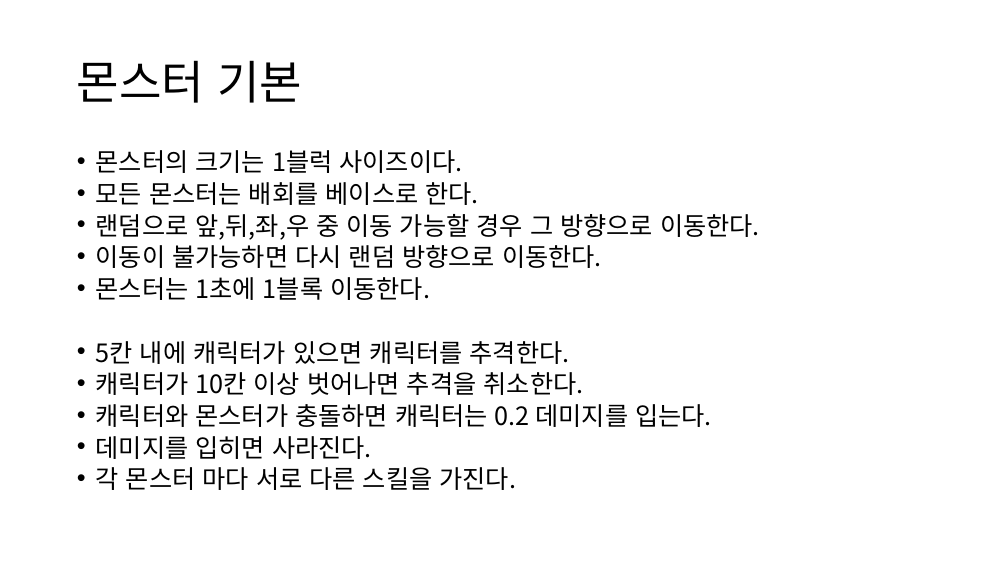
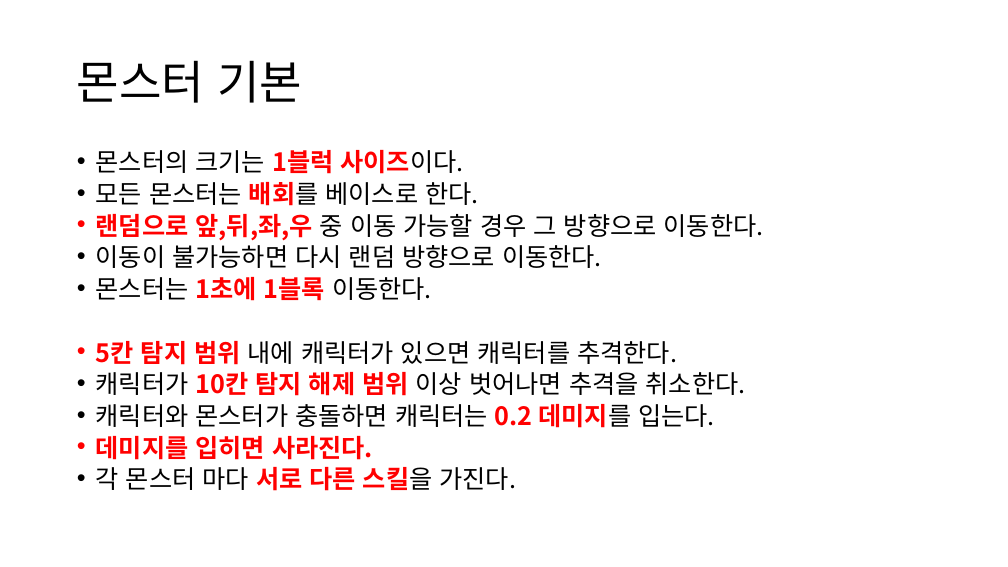
Before and after one commit to yimgunho/Witch_of_Time, a slide deck: slide 2 of 시간의 마녀_몬스터 기획.pptx. Drawn at 1008x567 pixels with LibreOffice and Linux fonts; fonts in the diff are those of the drawing. Boxes give left, top, right and bottom in pixels: in the first picture for what was removed or moved away, otherwise in the second. Text is boxed around its words. In the diff, an @@ line names an element or a change of style, - is before the commit and + after.

Commit message:
몬스터 기획 2

```diff
--- a/시간의 마녀_몬스터 기획.pptx
+++ b/시간의 마녀_몬스터 기획.pptx
@@ text at <box>96,150,764,491</box>: text colour #000000 to #FF0000, bold on in "1블럭 사이즈이다.", "배회를", "랜덤으로 앞,뒤,좌,우", "1초에 1블록" and 3 more places @@
@@ text at <box>96,341,746,396</box>: text changed @@
-• 5칸 내에 캐릭터가 있으면 캐릭터를 추격한다.
-• 캐릭터가 10칸 이상 벗어나면 추격을 취소한다.
+• 5칸 탐지 범위 내에 캐릭터가 있으면 캐릭터를 추격한다.
+• 캐릭터가 10칸 탐지 해제 범위 이상 벗어나면 추격을 취소한다.
```
Also in this commit, not shown: 4 other slides changed, 2 slides added.
